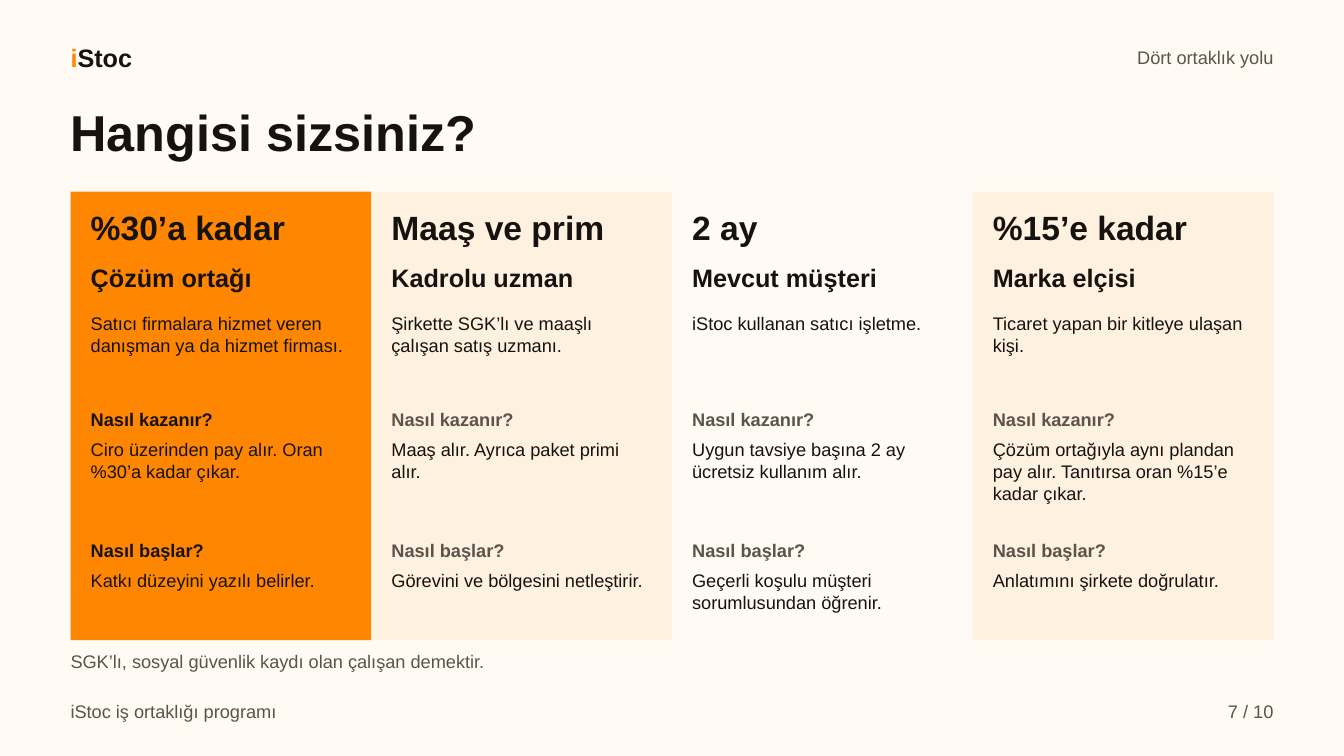
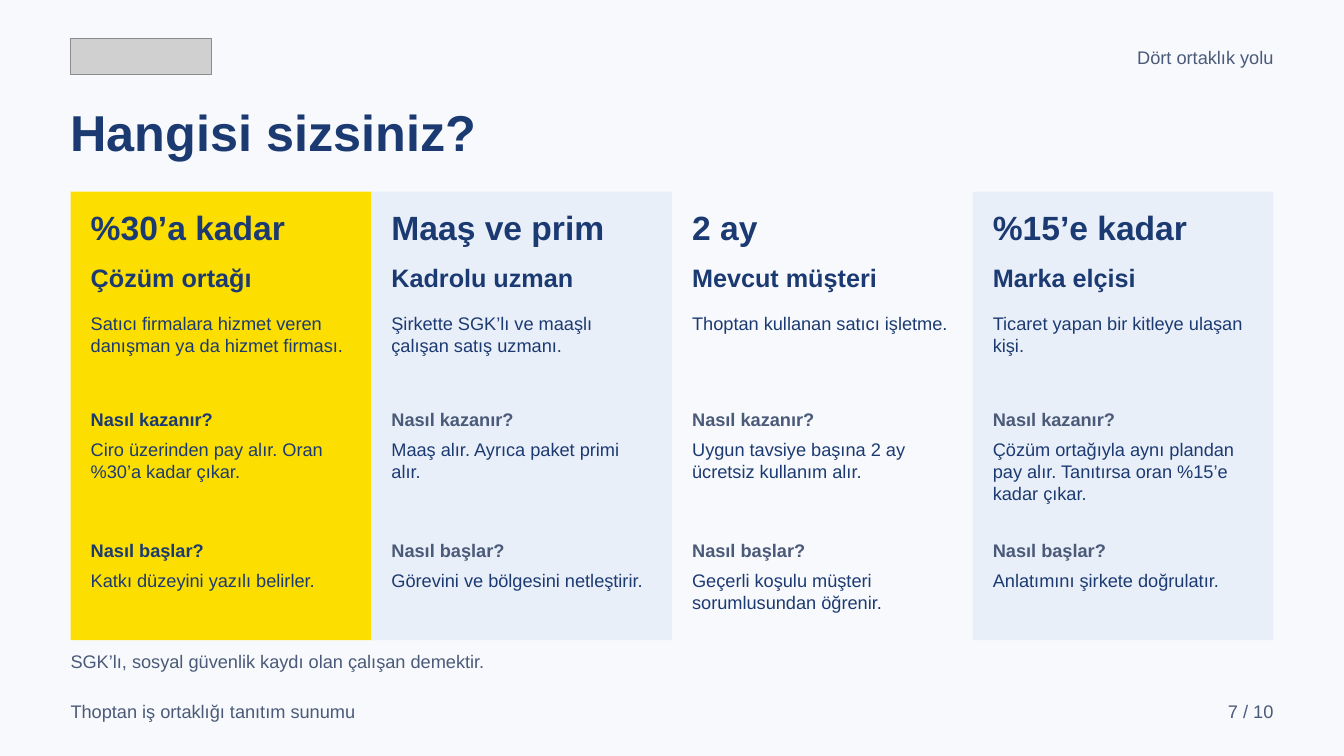
Before and after one commit to karacaismail/19ekim, a slide deck: slide 7 of public/indir/istoc/istoc-is-ortakligi-sunum.pptx. Drawn at 1344x756 pixels with LibreOffice and Linux fonts; fonts in the diff are those of the drawing; grey boxes stand for pictures. Boxes give left, top, right and bottom in pixels: in the first picture for what was removed or moved away, otherwise in the second. Text is boxed around its words. In the diff, an @@ line names an element or a change of style, - is before the commit and + after.

Commit message:
iStoc tanıtım setini Thoptan markasına taşı
Üç belgenin asıl markası artık Thoptan'dır. Web adresi thoptan.com olur.
El kitapçığının adı "Thoptan iş ortaklığı kılavuzu" olur.
Görsel sunumun ve PPTX'in adı "Thoptan iş ortaklığı tanıtım sunumu" olur.

- Kapakta, üst bilgide ve son sayfada Thoptan logosu durur.
- "Connect to iStoc" imzası yalnız kapakta ve son sayfada durur.
- Ürün ve hizmet cümlelerinde özne Thoptan olur.
- Renkler lacivert #23488d, #1c3a72 ve sarı #fcde00 olur. Turuncu kalmadı.
- Üretici turuncu rengi, "İSTOÇ" adını ve iStoc ile başlayan cümleyi reddeder.
- Sitedeki "Tanıtım dosyaları" bölümünde dosya adları Thoptan olur.
- Dosya yolları, sayılar, oranlar, fiyatlar ve süreler değişmedi.

```diff
--- a/public/indir/istoc/istoc-is-ortakligi-sunum.pptx
+++ b/public/indir/istoc/istoc-is-ortakligi-sunum.pptx
@@ background #FFFAF3 to #F7F9FC @@
@@ text removed at (71, 48, 133, 68) @@
-iStoc
@@ picture added at (71, 38, 212, 75) @@
@@ rectangle at (71, 192, 371, 640): fill #FF8600 to #FCDE00 @@
@@ rectangle at (371, 192, 671, 640): fill #FFF1E0 to #E9EFF8 @@
@@ rectangle at (673, 192, 973, 640): fill #FFFAF3 to #F7F9FC @@
@@ rectangle at (973, 192, 1273, 640): fill #FFF1E0 to #E9EFF8 @@
@@ text at (692, 316, 948, 334): text changed; text colour #16120F to #1C3A72 @@
-iStoc kullanan satıcı işletme.
+Thoptan kullanan satıcı işletme.
@@ text colour #16120F to #1C3A72 in 22 elements at (71, 114, 476, 161), (91, 215, 285, 241), (91, 268, 252, 292), (91, 316, 343, 356), (91, 412, 213, 426), (91, 442, 322, 482), (91, 543, 204, 561), (91, 573, 315, 591), (391, 215, 604, 247), (391, 268, 573, 288), (391, 316, 592, 356), (391, 442, 619, 478), (391, 573, 643, 591), (692, 216, 757, 247), (692, 268, 877, 292), (692, 442, 905, 478), (692, 573, 882, 613), (993, 215, 1187, 241), (993, 268, 1136, 292), (993, 316, 1243, 356), (993, 442, 1234, 504), (993, 573, 1219, 591) @@
@@ text at (71, 704, 356, 722): text changed; text colour #5C544C to #4A5A78 @@
-iStoc iş ortaklığı programı
+Thoptan iş ortaklığı tanıtım sunumu
@@ text colour #5C544C to #4A5A78 in 9 elements at (1137, 51, 1273, 68), (391, 413, 514, 426), (391, 544, 505, 561), (692, 413, 815, 426), (692, 544, 806, 561), (993, 413, 1115, 426), (993, 544, 1106, 561), (71, 655, 485, 672), (1228, 705, 1273, 718) @@
```
Also in this commit, not shown: 9 other slides changed, 44 other files.
